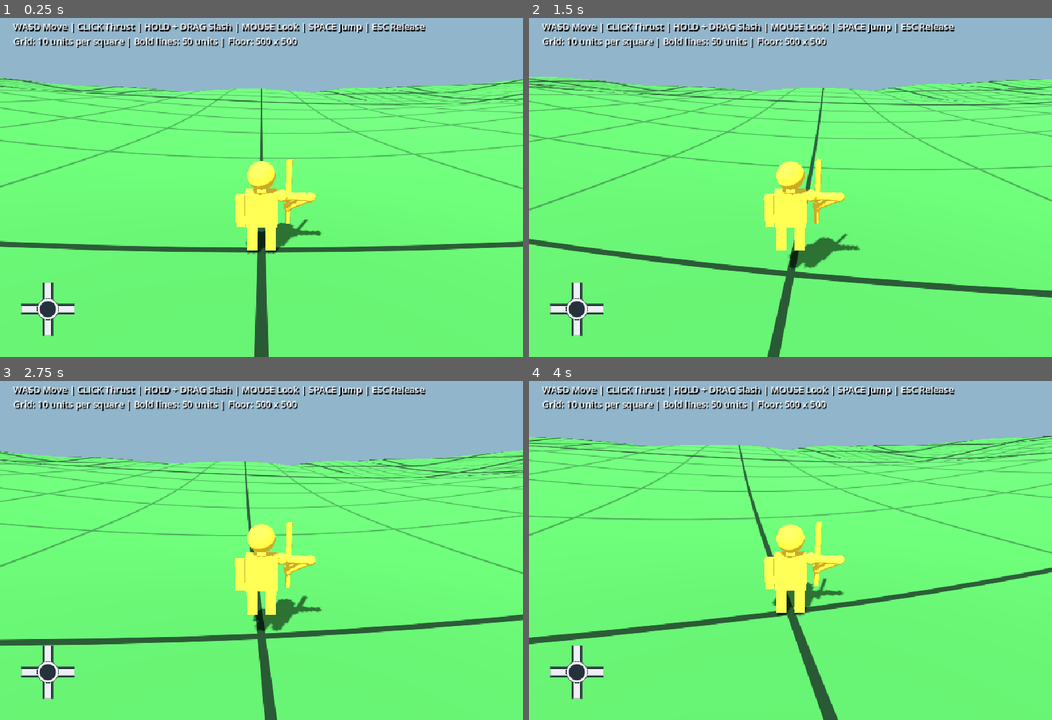
Above: before the commit, frames 1-4 (two rows, left to right).
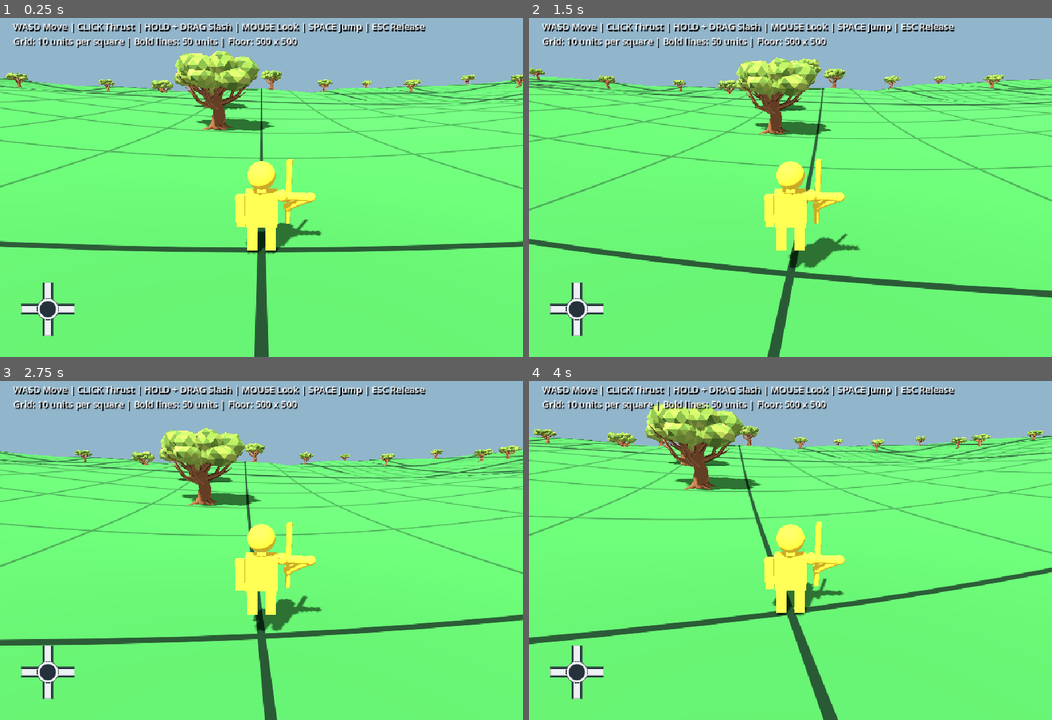
Above: after the commit, the same moments.

Repository: AbelDude/tarnation
Game: Godot game, scene res://main.tscn
The game is run twice, just before and just after one commit, with the same random seed, the same clock (stepped at 60 frames per second) and the same inputs.
Inputs (mouse positions are in pixels of both pictures, inside the frame that each line leads up to):
- Up to frame 1 (0.25 s): no input
- Up to frame 2 (1.5 s): tap Enter at 0.5 s; move the mouse to (816, 180) at 0.52 s; hold Up from 0.53 s (still down); click (816, 180) at 0.67 s; tap Space at 0.77 s; move the mouse to (764, 184) at 1.27 s
- Up to frame 3 (2.75 s): keep holding Up; tap Space at 1.52, 2 s; move the mouse to (271, 540) at 2.02 s
- Up to frame 4 (4 s): keep holding Up; move the mouse to (785, 550) at 2.77 s; click (785, 550) at 2.92 s; tap Space at 3.02, 3.77 s; move the mouse to (827, 550) at 3.52 s

The runs differ from the first frame. In frame 1, 3.0% of the frame differs, in the area x 1-100%, y 9-34%; in frame 2, 2.9%; in frame 3, 3.0%; in frame 4, 3.6%, in the area x 0-99%, y 6-33%.

Commit message:
Added blender tree to enviornment

Diff:
--- /dev/null
+++ b/forest.gd
@@ -0,0 +1,64 @@
+extends Node3D
+
+const TERRAIN := preload("res://terrain.gd")
+const TREE_MODEL := "res://assets/ancient-oak-swaying.glb"
+const TREES_PER_AREA := 5.0 / 25000.0
+const WORLD_SIZE := 500.0
+const MIN_SPACING := 12.0
+const START_CLEARANCE := 12.0
+
+var tree_positions: Array[Vector3] = []
+
+
+func _ready() -> void:
+	var scene := load(TREE_MODEL) as PackedScene
+	var rng := RandomNumberGenerator.new()
+	rng.randomize()
+	var target_count := int(WORLD_SIZE * WORLD_SIZE * TREES_PER_AREA)
+	var attempts := 0
+	while tree_positions.size() < target_count and attempts < target_count * 100:
+		attempts += 1
+		var point := Vector2(rng.randf_range(-242, 242), rng.randf_range(-242, 242))
+		if point.length() < START_CLEARANCE:
+			continue
+		var clear := true
+		for existing in tree_positions:
+			if point.distance_squared_to(Vector2(existing.x, existing.z)) < MIN_SPACING * MIN_SPACING:
+				clear = false
+				break
+		if not clear:
+			continue
+		var position_on_ground := Vector3(point.x, TERRAIN.height_at(point.x, point.y) - 0.15, point.y)
+		tree_positions.append(position_on_ground)
+		var size := rng.randf_range(0.85, 1.15)
+		# Keep the imported scene intact so its animated blend shapes still sway.
+		var tree := scene.instantiate() as Node3D
+		tree.name = "Oak_%03d" % tree_positions.size()
+		tree.position = position_on_ground
+		tree.rotation.y = rng.randf_range(0, TAU)
+		tree.scale = Vector3.ONE * size
+		add_child(tree)
+		for animation_player in tree.find_children("*", "AnimationPlayer", true, false):
+			for animation_name in animation_player.get_animation_list():
+				if animation_name == "RESET":
+					continue
+				var animation: Animation = animation_player.get_animation(animation_name)
+				animation.loop_mode = Animation.LOOP_LINEAR
+				animation_player.speed_scale = rng.randf_range(0.85, 1.15)
+				animation_player.play(animation_name)
+				animation_player.seek(rng.randf_range(0, animation.length), true)
+				break
+		add_trunk_collision(position_on_ground, size)
+	assert(tree_positions.size() == target_count, "Could not place requested tree count")
+
+
+func add_trunk_collision(base: Vector3, size: float) -> void:
+	var trunk := StaticBody3D.new()
+	trunk.position = base + Vector3(0, 2.0 * size, 0)
+	var collision := CollisionShape3D.new()
+	var cylinder := CylinderShape3D.new()
+	cylinder.radius = 0.75 * size
+	cylinder.height = 4.0 * size
+	collision.shape = cylinder
+	trunk.add_child(collision)
+	add_child(trunk)
--- a/main.gd
+++ b/main.gd
@@ -8,6 +8,10 @@
 	terrain.name = "Floor"
 	terrain.set_script(preload("res://terrain.gd"))
 	add_child(terrain)
+	var forest := Node3D.new()
+	forest.name = "Forest"
+	forest.set_script(preload("res://forest.gd"))
+	add_child(forest)
 	add_box("NorthWall", Vector3(0, 40, -250), Vector3(500.5, 100, 0.5), Color("254d30"), false)
 	add_box("SouthWall", Vector3(0, 40, 250), Vector3(500.5, 100, 0.5), Color("254d30"), false)
 	add_box("WestWall", Vector3(-250, 40, 0), Vector3(0.5, 100, 500), Color("254d30"), false)
Binary file added: assets/ancient-oak-swaying.glb
Not shown, added: assets/ancient-oak-swaying.glb.import
Not shown, added: forest.gd.uid
Not shown, changed: README.md
